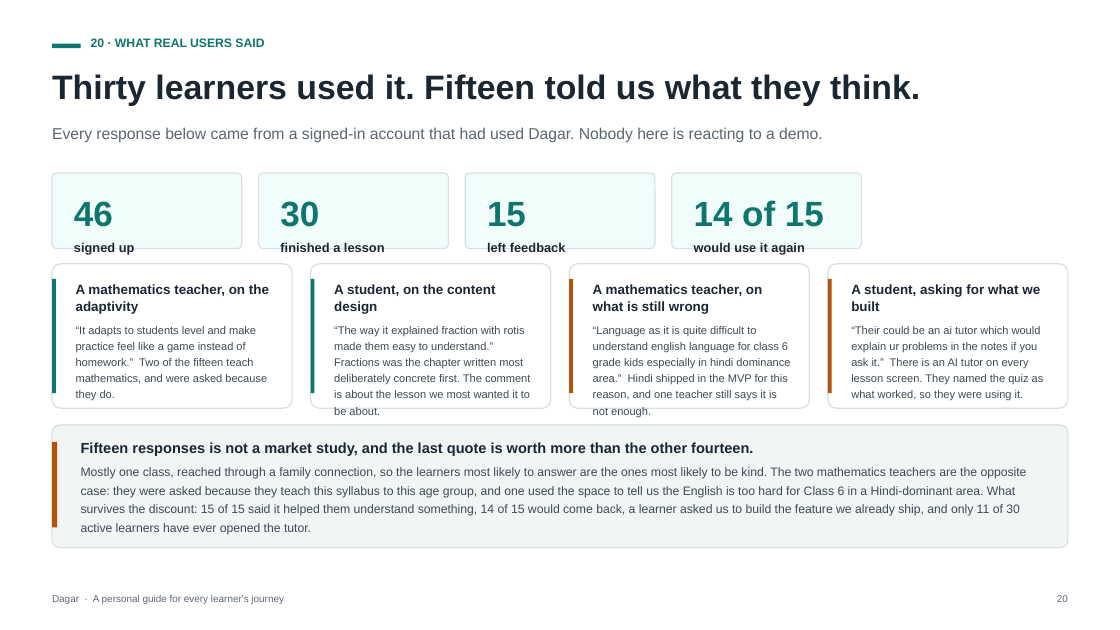
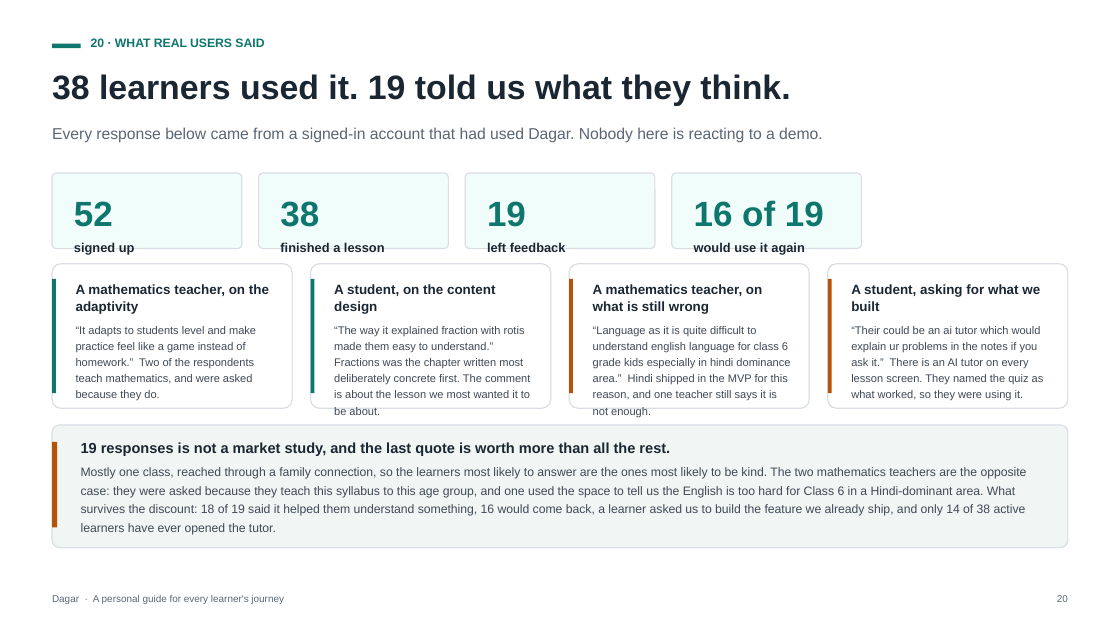
Before and after one commit to ap9650/dagar, a slide deck: slide 20 of docs/deck/Dagar-Pitch-Deck.pptx. Drawn at 1120x630 pixels with LibreOffice and Linux fonts; fonts in the diff are those of the drawing. Boxes give left, top, right and bottom in pixels: in the first picture for what was removed or moved away, otherwise in the second. Text is boxed around its words. In the diff, an @@ line names an element or a change of style, - is before the commit and + after.

```diff
--- a/docs/deck/Dagar-Pitch-Deck.pptx
+++ b/docs/deck/Dagar-Pitch-Deck.pptx
@@ text at (52,74,790,106): text changed @@
-Thirty learners used it. Fifteen told us what they think.
+38 learners used it. 19 told us what they think.
@@ text at (74,201,113,227): text changed @@
-46
+52
@@ text at (280,201,319,227): text changed @@
-30
+38
@@ text at (487,201,526,227): text changed @@
-15
+19
@@ text at (694,200,824,227): text changed @@
-14 of 15
+16 of 19
@@ text at (76,326,256,401): text changed @@
-“It adapts to students level and make practice feel like a game instead of homework.” Two of the fifteen teach mathematics, and were asked because they do.
+“It adapts to students level and make practice feel like a game instead of homework.” Two of the respondents teach mathematics, and were asked because they do.
@@ text at (81,442,1027,535): text changed @@
-Fifteen responses is not a market study, and the last quote is worth more than the other fourteen.
-Mostly one class, reached through a family connection, so the learners most likely to answer are the ones most likely to be kind. The two mathematics teachers are the opposite case: they were asked because they teach this syllabus to this age group, and one used the space to tell us the English is too hard for Class 6 in a Hindi-dominant area. What survives the discount: 15 of 15 said it helped them understand something, 14 of 15 would come back, a learner asked us to build the feature we already ship, and only 11 of 30 active learners have ever opened the tutor.
+19 responses is not a market study, and the last quote is worth more than all the rest.
+Mostly one class, reached through a family connection, so the learners most likely to answer are the ones most likely to be kind. The two mathematics teachers are the opposite case: they were asked because they teach this syllabus to this age group, and one used the space to tell us the English is too hard for Class 6 in a Hindi-dominant area. What survives the discount: 18 of 19 said it helped them understand something, 16 would come back, a learner asked us to build the feature we already ship, and only 14 of 38 active learners have ever opened the tutor.
```
Also in this commit, not shown: 7 other slides changed, 11 other files.
